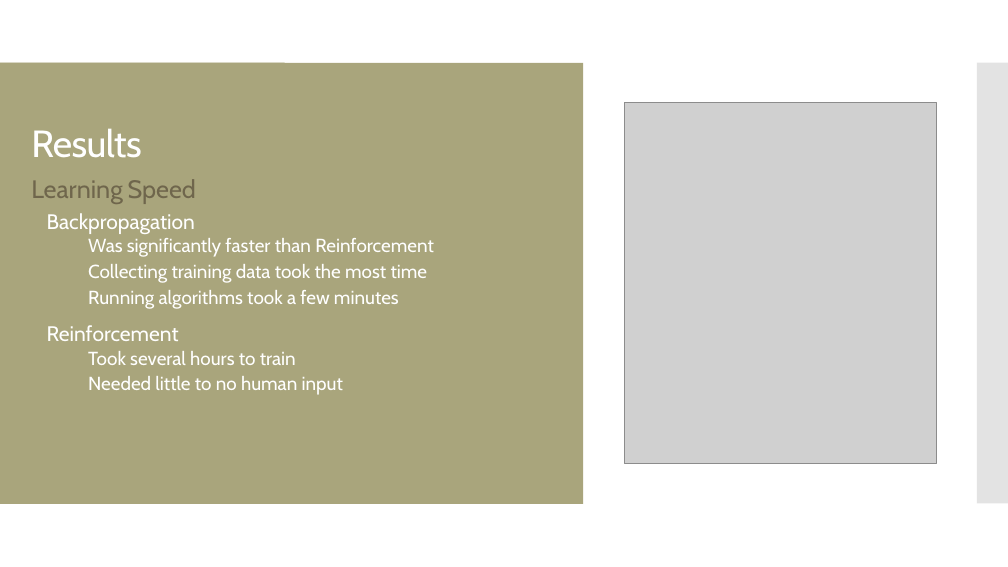
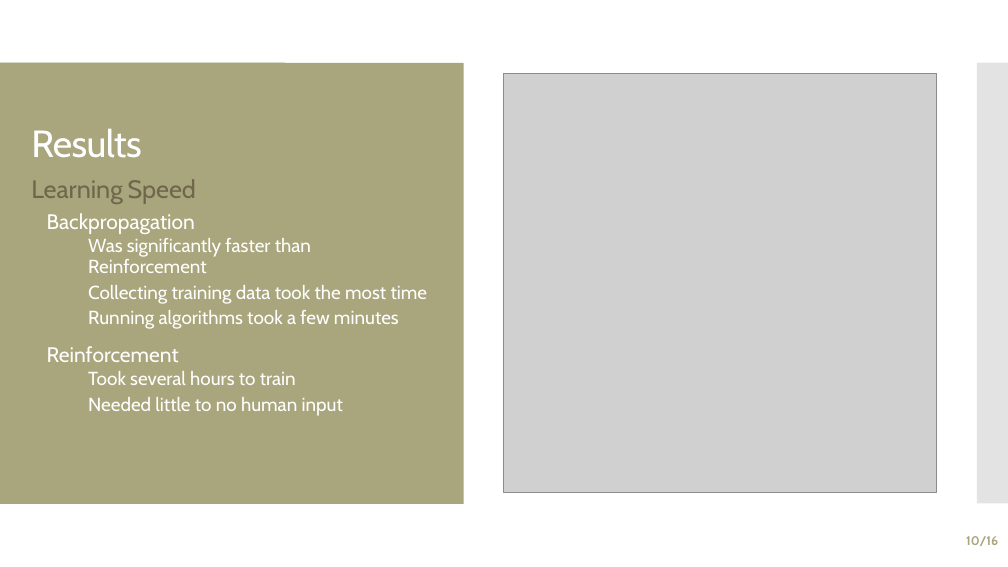
Before and after one commit to ClionaHayden/FYP-AIComparision, a slide deck: slide 10 of Docs/Final Presentation.pptx (slide 6 before the commit). Drawn at 1008x567 pixels with LibreOffice and Linux fonts; fonts in the diff are those of the drawing; grey boxes stand for pictures. Boxes give left, top, right and bottom in pixels: in the first picture for what was removed or moved away, otherwise in the second. Text is boxed around its words. In the diff, an @@ line names an element or a change of style, - is before the commit and + after.

```diff
--- a/Docs/Final Presentation.pptx
+++ b/Docs/Final Presentation.pptx
@@ rectangle: place and size @@
-rectangle at [0, 63, 583, 504]
+rectangle at [0, 63, 464, 504]
@@ picture: place and size @@
-picture at [625, 103, 937, 464]
+picture at [504, 73, 937, 493]
@@ text "Backpropagation" rewrapped from [47, 213, 434, 395] to [47, 213, 428, 416] @@
@@ page number added at [966, 536, 998, 546], 12 pt, text #A9A57C, bold @@
+10/16
```
Also in this commit, not shown: 10 other slides changed, 5 slides added, 1 slide removed, 8 other files.
